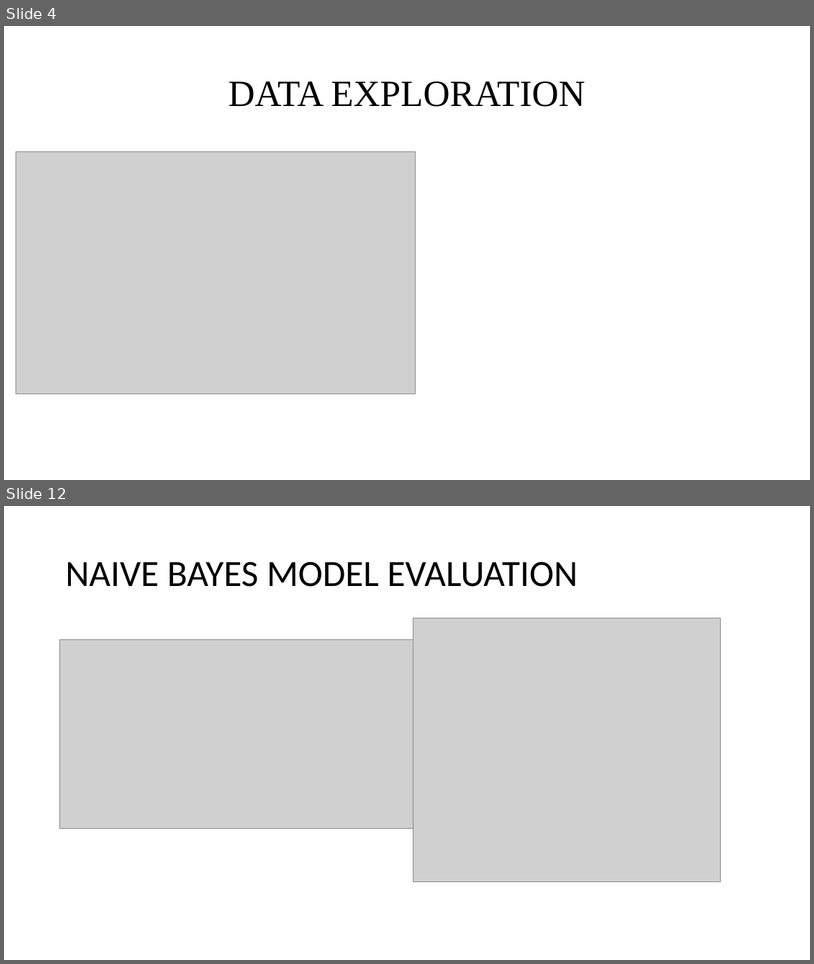
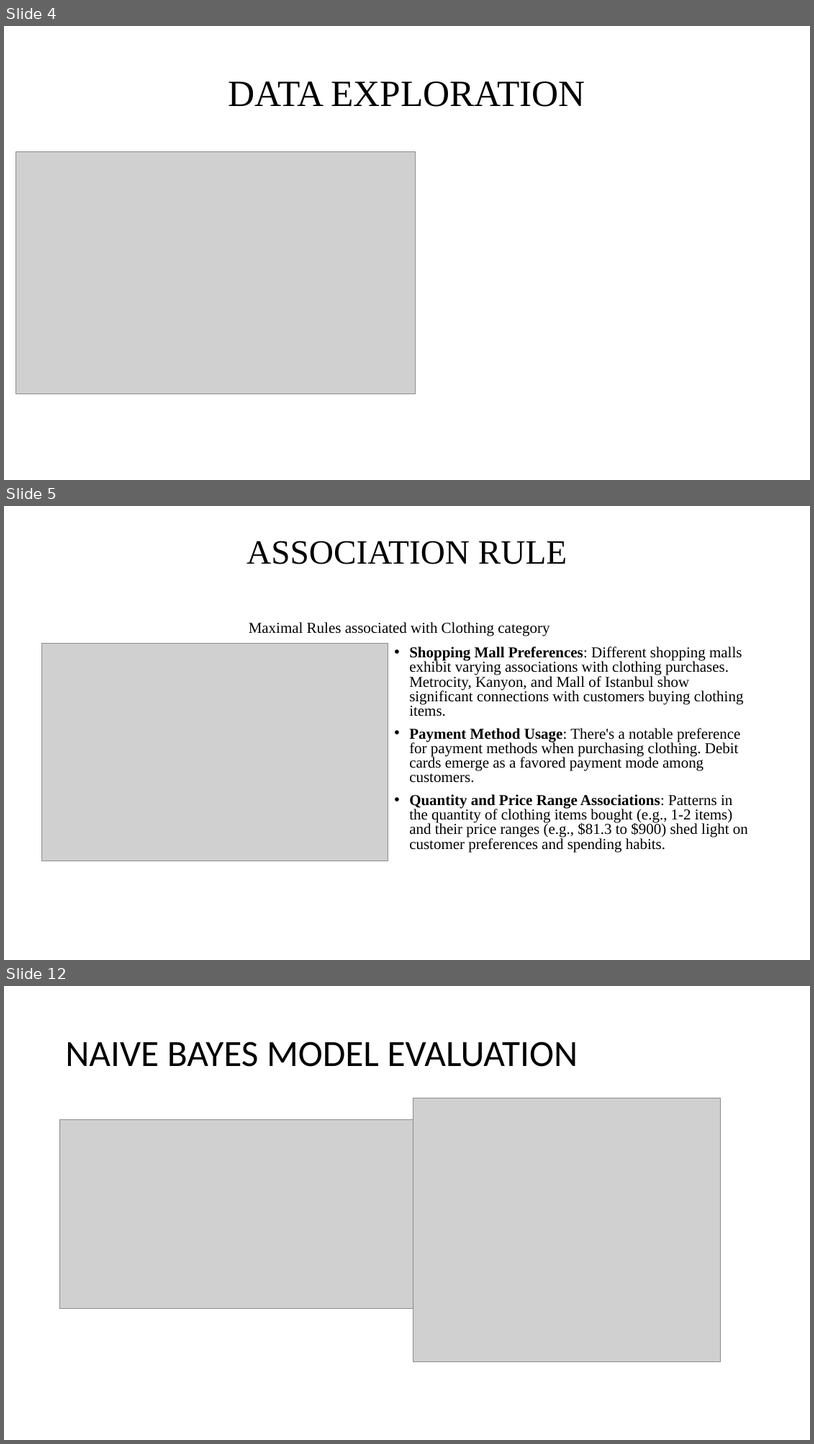
Before and after one commit to Jothish21/Data-Mining-Project-Group4, a slide deck: Group4-Presentation.pptx. Shown one above the other, each under a label of ours: slides 4 and 12 before the commit, slides 4, 5 and 12 after it; the slides between them are not shown. The pictures are 814x964 and 814x1444 pixels, drawn with LibreOffice and Linux fonts; fonts in the diff are those of the drawing; grey boxes stand for pictures. Boxes give left, top, right and bottom in pixels: in the first picture for what was removed or moved away, otherwise in the second. Text is boxed around its words. In the diff, an @@ line names an element or a change of style, - is before the commit and + after.

Commit message:
updated the presentation
added title andupdated the presentation with association

```diff
--- a/Group4-Presentation.pptx
+++ b/Group4-Presentation.pptx
@@ slide 5 added at [4, 506, 810, 960], background #FFFFFF @@
@@ title added at [247, 541, 567, 564], 40.5 pt, text #000000 @@
+ASSOCIATION RULE
@@ text added at [249, 622, 550, 636], 18 pt, text #000000 @@
+Maximal Rules associated with Clothing category
@@ picture added at [41, 644, 388, 861] @@
@@ text added at [409, 646, 748, 852], 18 pt, text #000000 @@
+• Shopping Mall Preferences: Different shopping malls exhibit varying associations with clothing purchases. Metrocity, Kanyon, and Mall of Istanbul show significant connections with customers buying clothing items.
+• Payment Method Usage: There's a notable preference for payment methods when purchasing clothing. Debit cards emerge as a favored payment mode among customers.
+• Quantity and Price Range Associations: Patterns in the quantity of clothing items bought (e.g., 1-2 items) and their price ranges (e.g., $81.3 to $900) shed light on customer preferences and spending habits.
```
Also in this commit, not shown: 5 slides changed, 4 other slides added, 5 slides removed, 1 other file.
